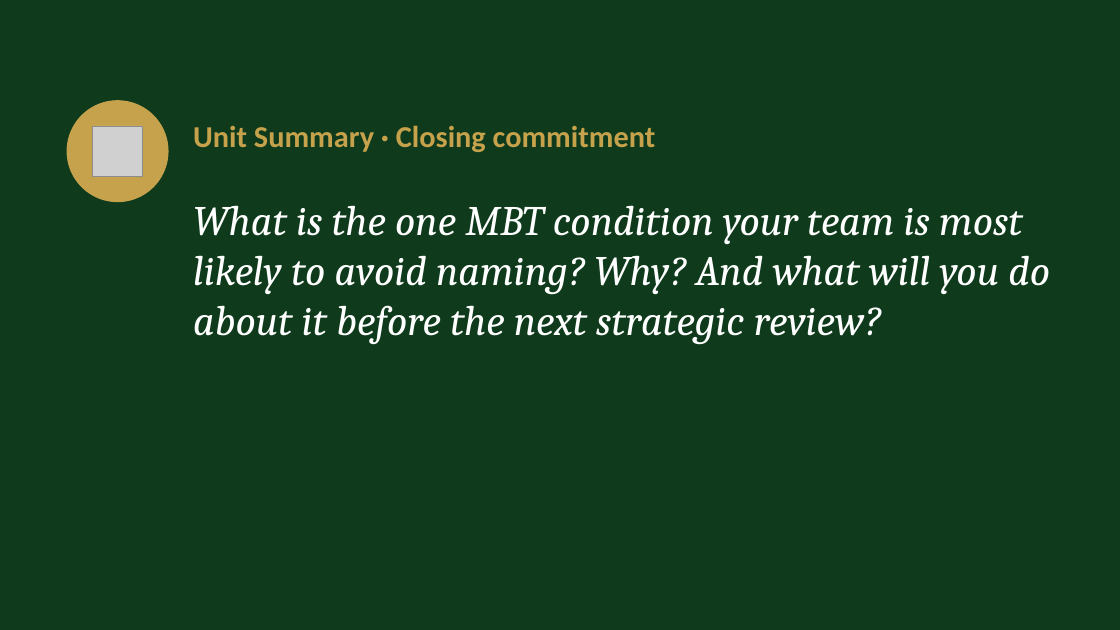
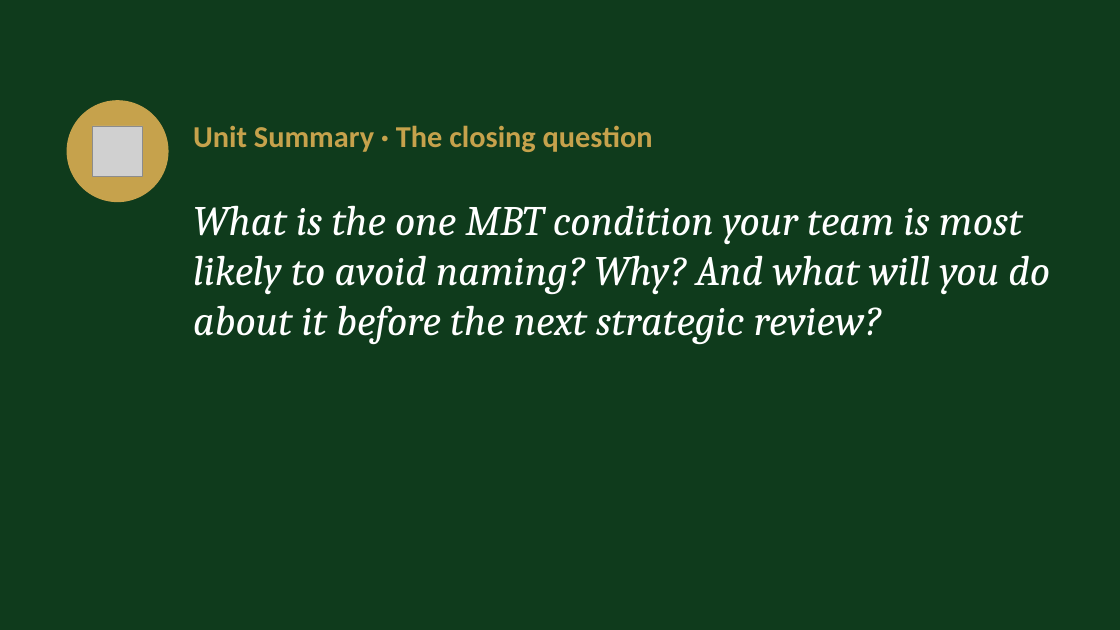
Before and after one commit to IBSL26/ibsl-platform, a slide deck: slide 38 of Unit decks/Unit 04 - Direction Integrity (ABCV-MBT).pptx (slide 18 before the commit). Drawn at 1120x630 pixels with LibreOffice and Linux fonts; fonts in the diff are those of the drawing; grey boxes stand for pictures. Boxes give left, top, right and bottom in pixels: in the first picture for what was removed or moved away, otherwise in the second. Text is boxed around its words. In the diff, an @@ line names an element or a change of style, - is before the commit and + after.

Commit message:
Unit 4 facilitator deck, rebuilt to the Unit 2 and Unit 3 format

```diff
--- a/Unit decks/Unit 04 - Direction Integrity (ABCV-MBT).pptx
+++ b/Unit decks/Unit 04 - Direction Integrity (ABCV-MBT).pptx
@@ text at box(193, 125, 653, 152): text changed @@
-Unit Summary · Closing commitment
+Unit Summary · The closing question
```
Also in this commit, not shown: 6 other slides changed, 25 slides added, 5 slides removed, 30 other files.
